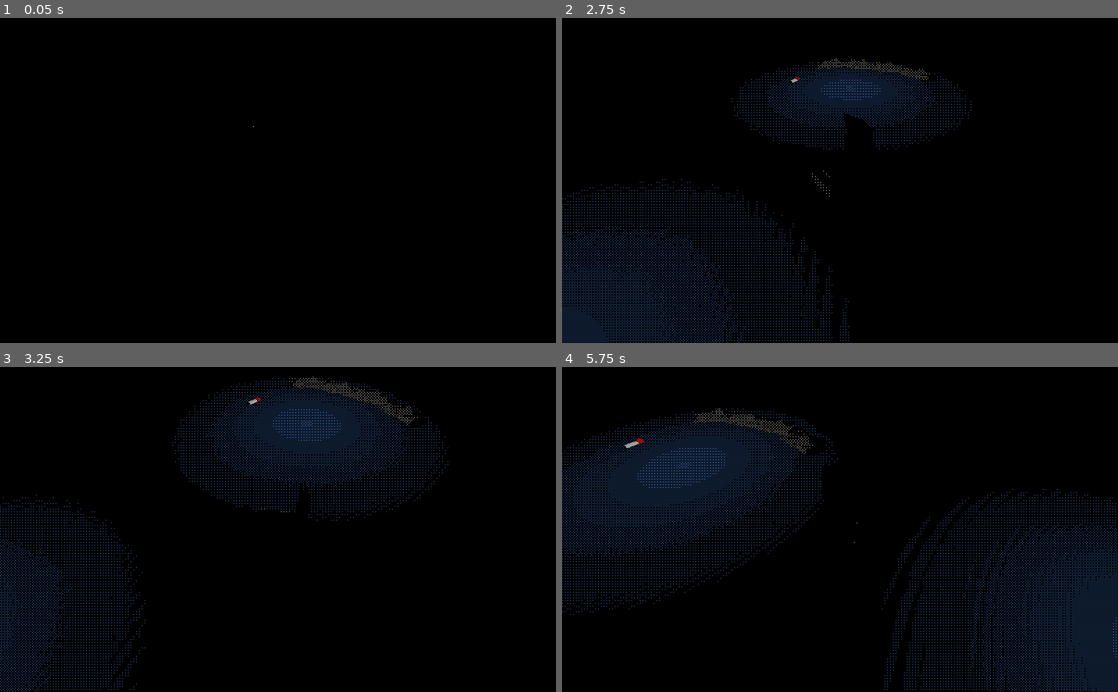
Above: before the commit, frames 1-4 (two rows, left to right).
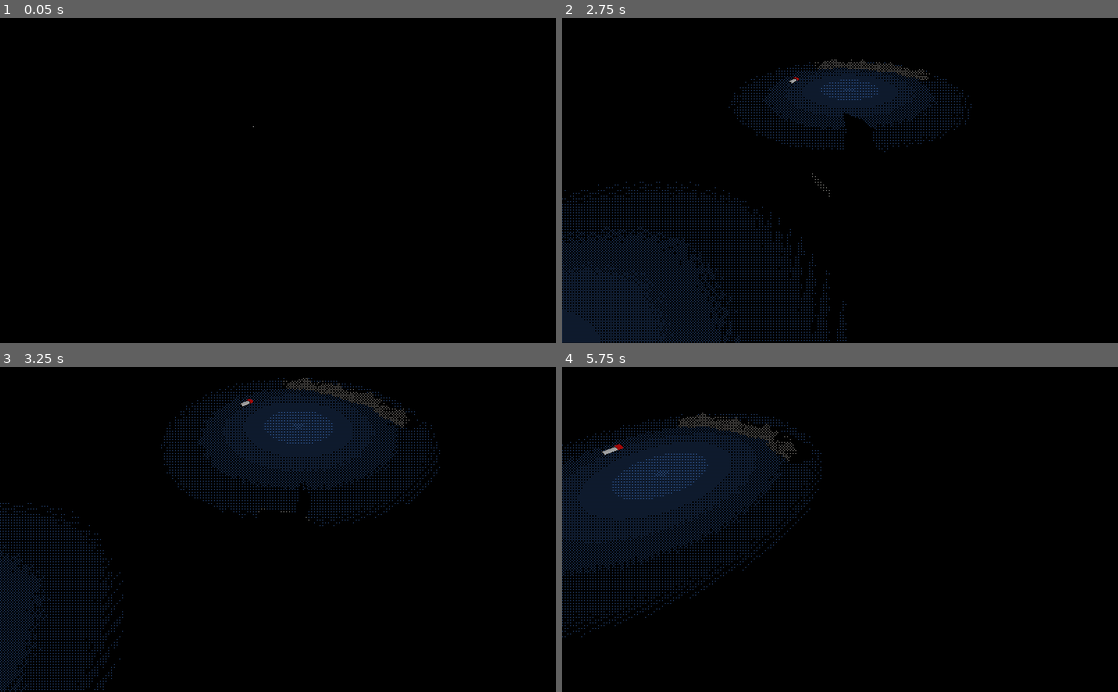
Above: after the commit, the same moments.

Repository: creikey/sailing
Game: Godot game, scene res://Main.tscn
The game is run twice, just before and just after one commit, with the same random seed, the same clock (stepped at 60 frames per second) and the same inputs. The engine's default icon, where the game draws it, is replaced by a stand-in: a white triangle on a blue panel in a dark square.
Inputs (mouse positions are in pixels of both pictures, inside the frame that each line leads up to):
- Up to frame 1 (0.05 s): no input
- Up to frame 2 (2.75 s): tap Enter at 0.5 s; move the mouse to (962, 164) at 0.52 s; hold D (g_right) 0.53-1.28 s; hold Mouse wheel up (g_zoom_in) 0.53-1.28 s; click (962, 164) at 0.67 s; move the mouse to (812, 180) at 1.27 s; hold A (g_left) 1.28-2.03 s; tap Mouse wheel down (g_zoom_out) at 1.35 s; move the mouse to (851, 174) at 2.02 s; hold D (g_right) from 2.03 s (still down); hold Mouse wheel up (g_zoom_in) from 2.03 s (still down)
- Up to frame 3 (3.25 s): keep holding D (g_right); move the mouse to (272, 536) at 2.77 s; release Mouse wheel up (g_zoom_in) at 2.78 s; tap Mouse wheel down (g_zoom_out) at 2.85 s; click (272, 536) at 2.92 s
- Up to frame 4 (5.75 s): move the mouse to (878, 532) at 3.52 s; release D (g_right) at 3.53 s; hold Mouse wheel up (g_zoom_in) 3.53-4.28 s; hold A (g_left) from 3.53 s (still down); move the mouse to (795, 526) at 4.27 s; tap Mouse wheel down (g_zoom_out) at 4.35 s; move the mouse to (845, 529) at 5.02 s; hold Mouse wheel up (g_zoom_in) from 5.03 s (still down); click (845, 529) at 5.17 s

Frame 1 is identical in both runs. In frame 2, 0.3% of the frame differs, in the area x 0-74%, y 12-100%; in frame 3, 0.8%; in frame 4, 3.5%, in the area x 0-100%, y 12-100%.

Commit message:
Add wodd block obstacles and some level design

Diff:
--- a/src/Level.tscn
+++ b/src/Level.tscn
@@ -1,10 +1,10 @@
-[gd_scene load_steps=12 format=2]
+[gd_scene load_steps=11 format=2]
 
 [ext_resource path="res://PlaneSteppedShading.tres" type="Material" id=1]
 [ext_resource path="res://LanternLight.tscn" type="PackedScene" id=2]
 [ext_resource path="res://Rocks.tscn" type="PackedScene" id=3]
-[ext_resource path="res://LightSwitch.gd" type="Script" id=4]
 [ext_resource path="res://WindDirectionIndicator.gd" type="Script" id=5]
+[ext_resource path="res://LightSwitch.tscn" type="PackedScene" id=6]
 
 [sub_resource type="PlaneMesh" id=1]
 size = Vector2( 1000, 1000 )
@@ -20,9 +20,6 @@
 
 [sub_resource type="OpenSimplexNoise" id=5]
 period = 1.4
-
-[sub_resource type="BoxShape" id=6]
-extents = Vector3( 8.12112, 8.44152, 17.1083 )
 
 [node name="Level" type="Spatial"]
 
@@ -68,16 +65,8 @@
 omni_range = 24.9727
 noise = SubResource( 5 )
 
-[node name="LightSwitch" type="Area" parent="LanternLight2"]
-transform = Transform( 1, 0, 0, 0, 1, 0, 0, 0, 1, -0.000716686, -8.69951, -0.275036 )
-script = ExtResource( 4 )
-__meta__ = {
-"_edit_group_": true
-}
-path = NodePath("../../LanternLight3")
-
-[node name="CollisionShape" type="CollisionShape" parent="LanternLight2/LightSwitch"]
-shape = SubResource( 6 )
+[node name="LightSwitch" parent="LanternLight2" instance=ExtResource( 6 )]
+paths = [ NodePath("../../LanternLight3") ]
 
 [node name="LanternLight3" parent="." instance=ExtResource( 2 )]
 transform = Transform( 1, 0, 0, 0, 1, 0, 0, 0, 1, -50.1069, 8.69951, -41.5338 )
@@ -85,6 +74,81 @@
 noise = SubResource( 5 )
 off = true
 
+[node name="LightSwitch" parent="LanternLight3" instance=ExtResource( 6 )]
+paths = [ NodePath("../../LanternLight4"), NodePath("../../LanternLight5") ]
+
+[node name="LanternLight4" parent="." instance=ExtResource( 2 )]
+transform = Transform( 1, 0, 0, 0, 1, 0, 0, 0, 1, -109.014, 8.69951, -41.5338 )
+omni_range = 24.9727
+noise = SubResource( 5 )
+off = true
+
+[node name="RockGroup" type="Spatial" parent="LanternLight4"]
+transform = Transform( 1, 0, 0, 0, 1, 0, 0, 0, 1, -6.0534, -8.65554, 1.35618 )
+
+[node name="Rock" parent="LanternLight4/RockGroup" instance=ExtResource( 3 )]
+transform = Transform( 0.104546, 0, 0.99452, 0, 1, 0, -0.99452, 0, 0.104546, 6.01701, -0.538852, 1.73994 )
+
+[node name="Rock2" parent="LanternLight4/RockGroup" instance=ExtResource( 3 )]
+transform = Transform( -0.0699694, -0.625852, 0.776797, 0.966851, -0.234243, -0.101637, 0.245569, 0.743935, 0.621496, 6.32558, -0.538852, -0.736328 )
+
+[node name="Rock3" parent="LanternLight4/RockGroup" instance=ExtResource( 3 )]
+transform = Transform( -0.995848, 0.0331184, 0.0847936, -0.0408989, -0.994944, -0.0917302, 0.0813269, -0.0948173, 0.992167, 6.32558, -0.538852, -1.93616 )
+
+[node name="Rock4" parent="LanternLight4/RockGroup" instance=ExtResource( 3 )]
+transform = Transform( -0.833498, -0.016655, 0.552271, 0.190223, -0.94709, 0.258527, 0.518744, 0.320537, 0.792566, 6.87302, -0.0241094, 0.272573 )
+
+[node name="LanternLight5" parent="." instance=ExtResource( 2 )]
+transform = Transform( 1, 0, 0, 0, 1, 0, 0, 0, 1, -174.82, 8.69951, -41.5338 )
+omni_range = 24.9727
+noise = SubResource( 5 )
+off = true
+
+[node name="RockGroup" type="Spatial" parent="LanternLight5"]
+transform = Transform( 1, 0, 0, 0, 1, 0, 0, 0, 1, -6.0534, -8.65554, 1.35618 )
+
+[node name="Rock" parent="LanternLight5/RockGroup" instance=ExtResource( 3 )]
+transform = Transform( 0.104546, 0, 0.99452, 0, 1, 0, -0.99452, 0, 0.104546, 6.01701, -0.538852, 1.73994 )
+
+[node name="Rock2" parent="LanternLight5/RockGroup" instance=ExtResource( 3 )]
+transform = Transform( -0.0699694, -0.625852, 0.776797, 0.966851, -0.234243, -0.101637, 0.245569, 0.743935, 0.621496, 6.32558, -0.538852, -0.736328 )
+
+[node name="Rock3" parent="LanternLight5/RockGroup" instance=ExtResource( 3 )]
+transform = Transform( -0.995848, 0.0331184, 0.0847936, -0.0408989, -0.994944, -0.0917302, 0.0813269, -0.0948173, 0.992167, 6.32558, -0.538852, -1.93616 )
+
+[node name="Rock4" parent="LanternLight5/RockGroup" instance=ExtResource( 3 )]
+transform = Transform( -0.833498, -0.016655, 0.552271, 0.190223, -0.94709, 0.258527, 0.518744, 0.320537, 0.792566, 6.87302, -0.0241094, 0.272573 )
+
+[node name="RockGroup2" type="Spatial" parent="LanternLight5"]
+transform = Transform( 1, 0, 0, 0, 1, 0, 0, 0, 1, -6.05339, -8.65554, -12.2816 )
+
+[node name="Rock" parent="LanternLight5/RockGroup2" instance=ExtResource( 3 )]
+transform = Transform( 0.104546, 0, 0.99452, 0, 1, 0, -0.99452, 0, 0.104546, 6.01701, -0.538852, 1.73994 )
+
+[node name="Rock2" parent="LanternLight5/RockGroup2" instance=ExtResource( 3 )]
+transform = Transform( -0.0699694, -0.625852, 0.776797, 0.966851, -0.234243, -0.101637, 0.245569, 0.743935, 0.621496, 6.32558, -0.538852, -0.736328 )
+
+[node name="Rock3" parent="LanternLight5/RockGroup2" instance=ExtResource( 3 )]
+transform = Transform( -0.995848, 0.0331184, 0.0847936, -0.0408989, -0.994944, -0.0917302, 0.0813269, -0.0948173, 0.992167, 6.32558, -0.538852, -1.93616 )
+
+[node name="Rock4" parent="LanternLight5/RockGroup2" instance=ExtResource( 3 )]
+transform = Transform( -0.833498, -0.016655, 0.552271, 0.190223, -0.94709, 0.258527, 0.518744, 0.320537, 0.792566, 6.87302, -0.0241094, 0.272573 )
+
+[node name="RockGroup3" type="Spatial" parent="LanternLight5"]
+transform = Transform( 1, 0, 0, 0, 1, 0, 0, 0, 1, -6.05339, -8.65554, 13.735 )
+
+[node name="Rock" parent="LanternLight5/RockGroup3" instance=ExtResource( 3 )]
+transform = Transform( 0.104546, 0, 0.99452, 0, 1, 0, -0.99452, 0, 0.104546, 6.01701, -0.538852, 1.73994 )
+
+[node name="Rock2" parent="LanternLight5/RockGroup3" instance=ExtResource( 3 )]
+transform = Transform( -0.0699694, -0.625852, 0.776797, 0.966851, -0.234243, -0.101637, 0.245569, 0.743935, 0.621496, 6.32558, -0.538852, -0.736328 )
+
+[node name="Rock3" parent="LanternLight5/RockGroup3" instance=ExtResource( 3 )]
+transform = Transform( -0.995848, 0.0331184, 0.0847936, -0.0408989, -0.994944, -0.0917302, 0.0813269, -0.0948173, 0.992167, 6.32558, -0.538852, -1.93616 )
+
+[node name="Rock4" parent="LanternLight5/RockGroup3" instance=ExtResource( 3 )]
+transform = Transform( -0.833498, -0.016655, 0.552271, 0.190223, -0.94709, 0.258527, 0.518744, 0.320537, 0.792566, 6.87302, -0.0241094, 0.272573 )
+
 [node name="Rocks" type="Spatial" parent="."]
 
 [node name="RockGroup" type="Spatial" parent="Rocks"]
@@ -223,5 +287,3 @@
 
 [node name="Spawnpoint" type="Position3D" parent="."]
 transform = Transform( -1, 0, -8.74228e-08, 0, 1, 0, 8.74228e-08, 0, -1, 0, 0, 0 )
-
-[connection signal="body_entered" from="LanternLight2/LightSwitch" to="LanternLight2/LightSwitch" method="_on_LightSwitch_body_entered"]
--- a/src/LightSwitch.gd
+++ b/src/LightSwitch.gd
@@ -1,11 +1,13 @@
 extends Area
 
-export (NodePath) var path
+#export (NodePath) var path
+export (Array, NodePath) var paths
 
-onready var light = get_node(path)
+#onready var light = get_node(path)
 var _used: bool = false
 
 func _on_LightSwitch_body_entered(body):
 	if not _used and body.is_in_group("players"):
-		light.off = !light.off
+		for p in paths:
+			get_node(p).off = not get_node(p).off
 		_used = true
--- /dev/null
+++ b/src/LightSwitch.tscn
@@ -0,0 +1,18 @@
+[gd_scene load_steps=3 format=2]
+
+[ext_resource path="res://LightSwitch.gd" type="Script" id=1]
+
+[sub_resource type="BoxShape" id=1]
+extents = Vector3( 8, 8, 8 )
+
+[node name="LightSwitch" type="Area"]
+transform = Transform( 1, 0, 0, 0, 1, 0, 0, 0, 1, -0.000716686, -8.69951, -0.275036 )
+script = ExtResource( 1 )
+__meta__ = {
+"_edit_group_": true
+}
+
+[node name="CollisionShape" type="CollisionShape" parent="."]
+shape = SubResource( 1 )
+
+[connection signal="body_entered" from="." to="." method="_on_LightSwitch_body_entered"]
--- a/src/Main.tscn
+++ b/src/Main.tscn
@@ -1,10 +1,11 @@
-[gd_scene load_steps=11 format=2]
+[gd_scene load_steps=12 format=2]
 
 [ext_resource path="res://WorldEnvironment.tscn" type="PackedScene" id=1]
 [ext_resource path="res://SailboatMesh.tscn" type="PackedScene" id=2]
 [ext_resource path="res://CameraPivot.gd" type="Script" id=3]
 [ext_resource path="res://Sailboat.gd" type="Script" id=4]
 [ext_resource path="res://StaticPlayer.gd" type="Script" id=5]
+[ext_resource path="res://wood-snap.wav" type="AudioStream" id=6]
 [ext_resource path="res://static.wav" type="AudioStream" id=9]
 [ext_resource path="res://Main.gd" type="Script" id=10]
 
@@ -60,6 +61,10 @@
 
 [node name="BuoyancyPoints" type="Spatial" parent="Sailboat"]
 
+[node name="CrackPlayer" type="AudioStreamPlayer" parent="Sailboat"]
+stream = ExtResource( 6 )
+bus = "snap"
+
 [node name="DirectionalLight" type="DirectionalLight" parent="."]
 transform = Transform( 1, 0, 0, 0, 0.891323, 0.453368, 0, -0.453368, 0.891323, 0, 0, 0 )
 visible = false
--- a/src/Sailboat.gd
+++ b/src/Sailboat.gd
@@ -3,6 +3,7 @@
 signal dead
 
 const drag: float = 0.1
+const in_darkness_drag: float = 0.01
 const rudder_torque: float = 4.0
 const angular_drag: float = 5.0
 
@@ -13,6 +14,7 @@
 var lights_in: int = 0 # set by lantern light areas
 var _vel := Vector3()
 var _health: float = 1.0
+var _dying: bool = false
 
 func calc_wing_influence(x: float, offset: float) -> float:
 	return (1.0 - pow( ( (x + 0.2*offset) *5.0) , 10.0))
@@ -25,6 +27,7 @@
 func reset_to_transform(t: Transform):
 	_vel = Vector3()
 	_health = 1.0
+	_dying = false
 	_angular_vel = 0.0
 	_mast_angular_vel = 0.0
 	lights_in = 0
@@ -35,12 +38,14 @@
 #	$SailboatMesh.sail_angle = deg2rad(-90.0)
 
 func _physics_process(delta):
+	if _health <= 0.0:
+		emit_signal("dead")
+		_dying = true
 	if lights_in <= 0:
 		_health -= delta/2.0
-		if _health <= 0.0:
-			emit_signal("dead")
 	else:
-		_health = 1.0
+		_health += delta/8.0
+		_health = clamp(_health, 0.0, 1.0)
 
 	var cur_mast_torque: float = 0.0
 	var cur_torque: float = 0.0
@@ -60,7 +65,10 @@
 	cur_force += global_transform.basis.x * sailing_force
 
 	# drag
-	cur_force += (-_vel.normalized()) * (pow(_vel.length(), 2.0)) * drag
+	var effective_drag: float = drag
+	if lights_in <= 0:
+		effective_drag = in_darkness_drag
+	cur_force += (-_vel.normalized()) * (pow(_vel.length(), 2.0)) * effective_drag
 
 	# constant force to slow down non forward velocity
 	cur_force -= (_vel - _vel.project(global_transform.basis.x)).normalized()*3.0
@@ -82,7 +90,20 @@
 	# integrate velocities
 	$SailboatMesh.sail_angle += _mast_angular_vel * delta
 	rotation.y += _angular_vel * delta
-	_vel = move_and_slide(_vel, Vector3(0, 1, 0))
+
+	var collision = move_and_collide(_vel * delta)
+	if collision != null:
+		if not _dying: # avoid repeat crack sounds while respawning
+			$CrackPlayer.play()
+		_health -= 0.8
+		_vel *= -0.8
+#	_vel = move_and_slide(_vel, Vector3(0, 1, 0))
+#
+#	if get_slide_count() > 0:
+#		_vel *= -1.0
+#	for i in get_slide_count():
+#		var collision: KinematicCollision2D = get_slide_collision(i)
+
 
 	# bounce mast and clamp to -90 deg < x < 90 deg
 	if $SailboatMesh.sail_angle < -PI/2.0:
--- a/src/StaticPlayer.gd
+++ b/src/StaticPlayer.gd
@@ -8,5 +8,7 @@
 
 func _process(delta):
 	effect.cutoff_hz = 4000.0*(1.0 - player.get_health())
-	print(-72.0 * player.get_health())
-	AudioServer.set_bus_volume_db(1, -72.0 * player.get_health())
+	var target_db = -30.0 * player.get_health()
+	if player.get_health() > 0.95:
+		target_db = -72.0
+	AudioServer.set_bus_volume_db(1, target_db)
--- a/src/default_bus_layout.tres
+++ b/src/default_bus_layout.tres
@@ -2,7 +2,7 @@
 
 [sub_resource type="AudioEffectFilter" id=1]
 resource_name = "Filter"
-resonance = 0.9
+resonance = 0.92
 
 [resource]
 bus/1/name = "static"
@@ -13,3 +13,9 @@
 bus/1/send = "Master"
 bus/1/effect/0/effect = SubResource( 1 )
 bus/1/effect/0/enabled = true
+bus/2/name = "snap"
+bus/2/solo = false
+bus/2/mute = false
+bus/2/bypass_fx = false
+bus/2/volume_db = -2.3125
+bus/2/send = "Master"
Not shown, added: src/wood-snap.wav.import
Not shown, added: src/wood-snap.wav
